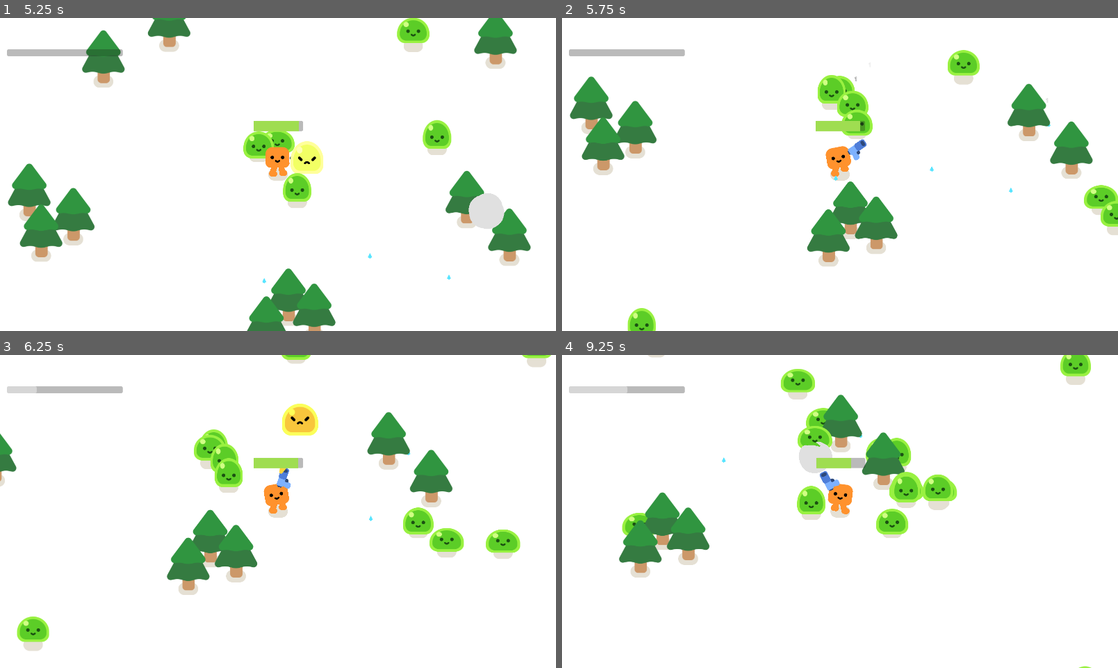
Above: before the commit, frames 1-4 (two rows, left to right).
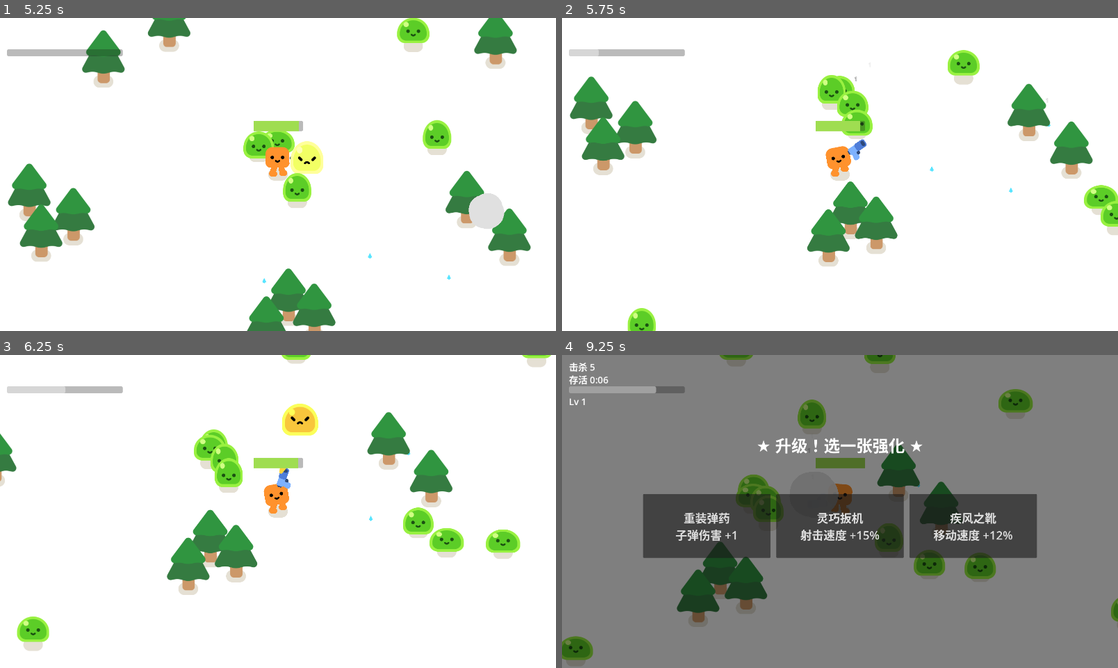
Above: after the commit, the same moments.

Repository: dkvkvk/my-survivors
Game: Godot game, scene res://survivors_game.tscn
The game is run twice, just before and just after one commit, with the same random seed, the same clock (stepped at 60 frames per second) and the same inputs.
Inputs:
- Up to frame 1 (5.25 s): tap Enter at 0.5 s; hold D (move_right) 0.53-1.28 s; tap R every 0.75 s from 0.6 to 5.1 s; hold S (move_down) 1.28-2.03 s; hold D (move_right) 2.03-2.78 s; hold W (move_up) 2.78-3.53 s; hold A (move_left) 3.53-5.03 s; hold S (move_down) from 5.03 s (still down)
- Up to frame 2 (5.75 s): keep holding S (move_down)
- Up to frame 3 (6.25 s): release S (move_down) at 5.78 s; hold D (move_right) from 5.78 s (still down); tap R at 5.85 s
- Up to frame 4 (9.25 s): release D (move_right) at 6.53 s; hold W (move_up) 6.53-7.28 s; tap R every 0.75 s from 6.6 to 8.85 s; hold D (move_right) 7.28-8.03 s; hold S (move_down) 8.03-8.78 s; hold A (move_left) from 8.78 s (still down)

Frame 1 is identical in both runs. In frame 2, 0.1% of the frame differs, in the area x 1-50%, y 10-52%; in frame 3, 0.1%; in frame 4, 100%, in the area x 0-100%, y 0-100%.

Commit message:
修复三处用户反馈 + 两个 UI 严重 bug
- [BUG] 升级卡/重开按钮点击无效：process_mode 误用 4(禁用)，
  实为 3(暂停仍运行)。GameOver 与 LevelUpUI 两处同病，R 键也一并修好
- [调整] 磁吸范围 150 → 260
- [调整] 经验曲线改为：前期轻松(4/6/8...)、稳步上涨、后期封顶 40

Diff:
--- a/balance.gd
+++ b/balance.gd
@@ -23,10 +23,11 @@
 
 # 经验与成长（U3）
 const GEM_VALUE := 1
-const PICKUP_RADIUS := 150.0
+const PICKUP_RADIUS := 260.0
 const LEVEL_UP_HEAL := 10.0  # 每次升级附带的小回复
 
 
-## 升到 level 级需要攒的经验值（曲线：1 级 8，2 级 11，3 级 14……）
+## 升到 level 级需要攒的经验：前期轻松（4/6/8……），
+## 中期稳步上涨，后期封顶稳定在 40，不再无限膨胀。
 static func xp_for_level(level: int) -> int:
-	return 5 + level * 3
+	return int(minf(2.0 + level * 2.0, 40.0))
--- a/survivors_game.tscn
+++ b/survivors_game.tscn
@@ -31,7 +31,7 @@
 
 [node name="GameOver" type="CanvasLayer" parent="." unique_id=880031702]
 unique_name_in_owner = true
-process_mode = 4
+process_mode = 3
 script = ExtResource("4_gameover")
 visible = false
 
@@ -161,7 +161,7 @@
 
 [node name="LevelUpUI" type="CanvasLayer" parent="." unique_id=880031709]
 unique_name_in_owner = true
-process_mode = 4
+process_mode = 3
 script = ExtResource("5_levelup")
 visible = false
 
